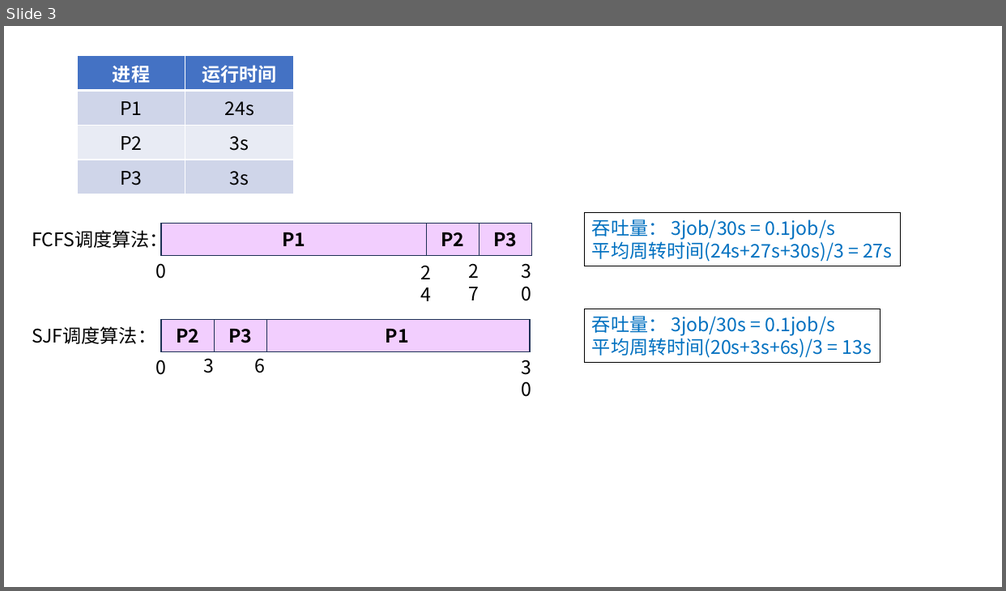
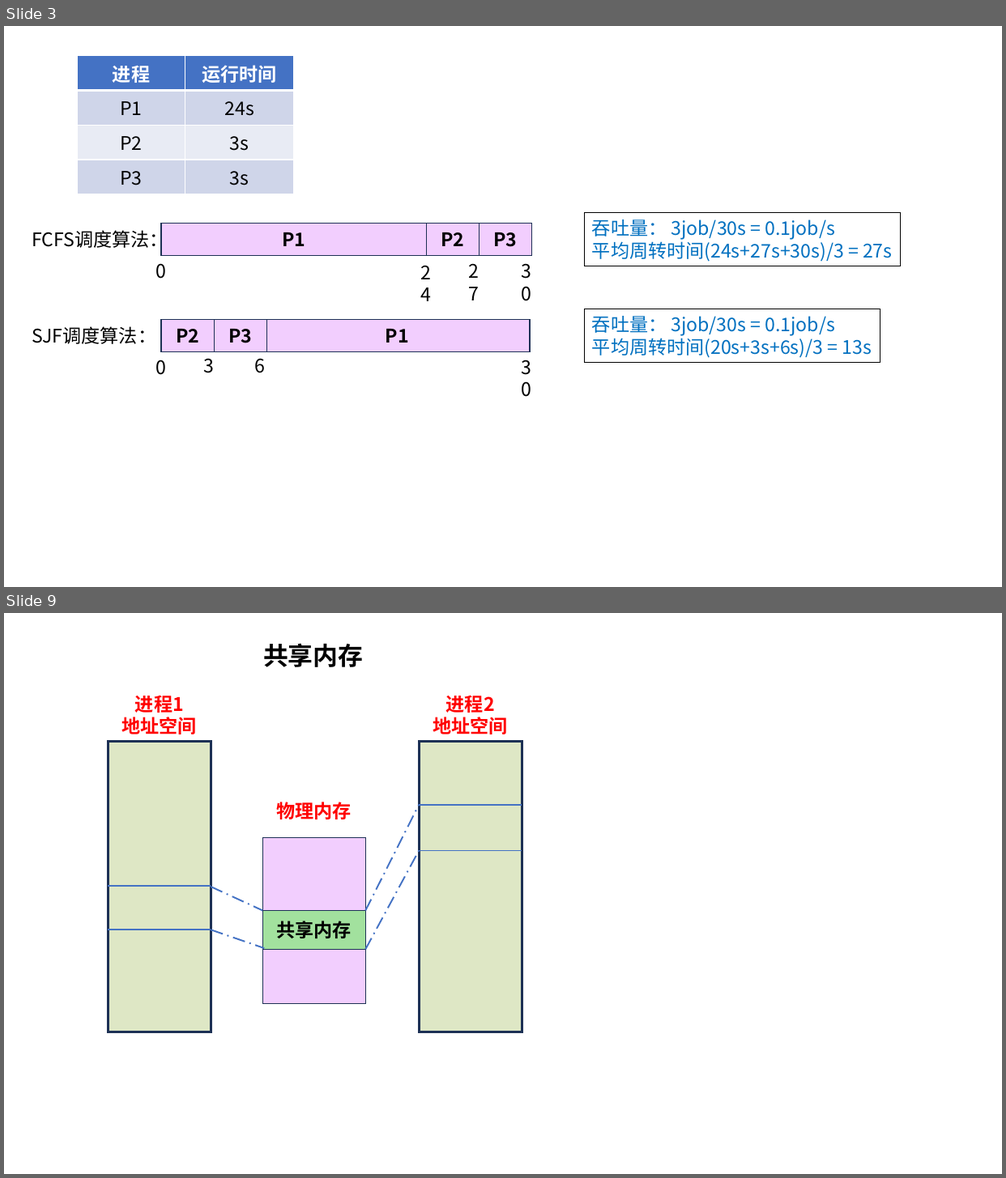
Before and after one commit to guofei9987/pictures_for_blog, a slide deck: computer/操作系统.pptx. Shown one above the other, each under a label of ours: slide 3 before the commit, slides 3 and 9 after it; the slides between them are not shown. The pictures are 1006x591 and 1006x1178 pixels, drawn with LibreOffice and Linux fonts; fonts in the diff are those of the drawing. Boxes give left, top, right and bottom in pixels: in the first picture for what was removed or moved away, otherwise in the second. Text is boxed around its words. In the diff, an @@ line names an element or a change of style, - is before the commit and + after.

```diff
--- a/computer/操作系统.pptx
+++ b/computer/操作系统.pptx
@@ slide 9 added at [4,613,1002,1174], background #FFFFFF @@
@@ group added at [108,643,522,1033]: 8 lines, 4 texts, 4 rectangles @@
+共享内存
+进程1
+地址空间
+进程2
+地址空间
+共享内存
+物理内存
```
Also in this commit, not shown: 1 slide changed, 13 other slides added, 1 other file.
